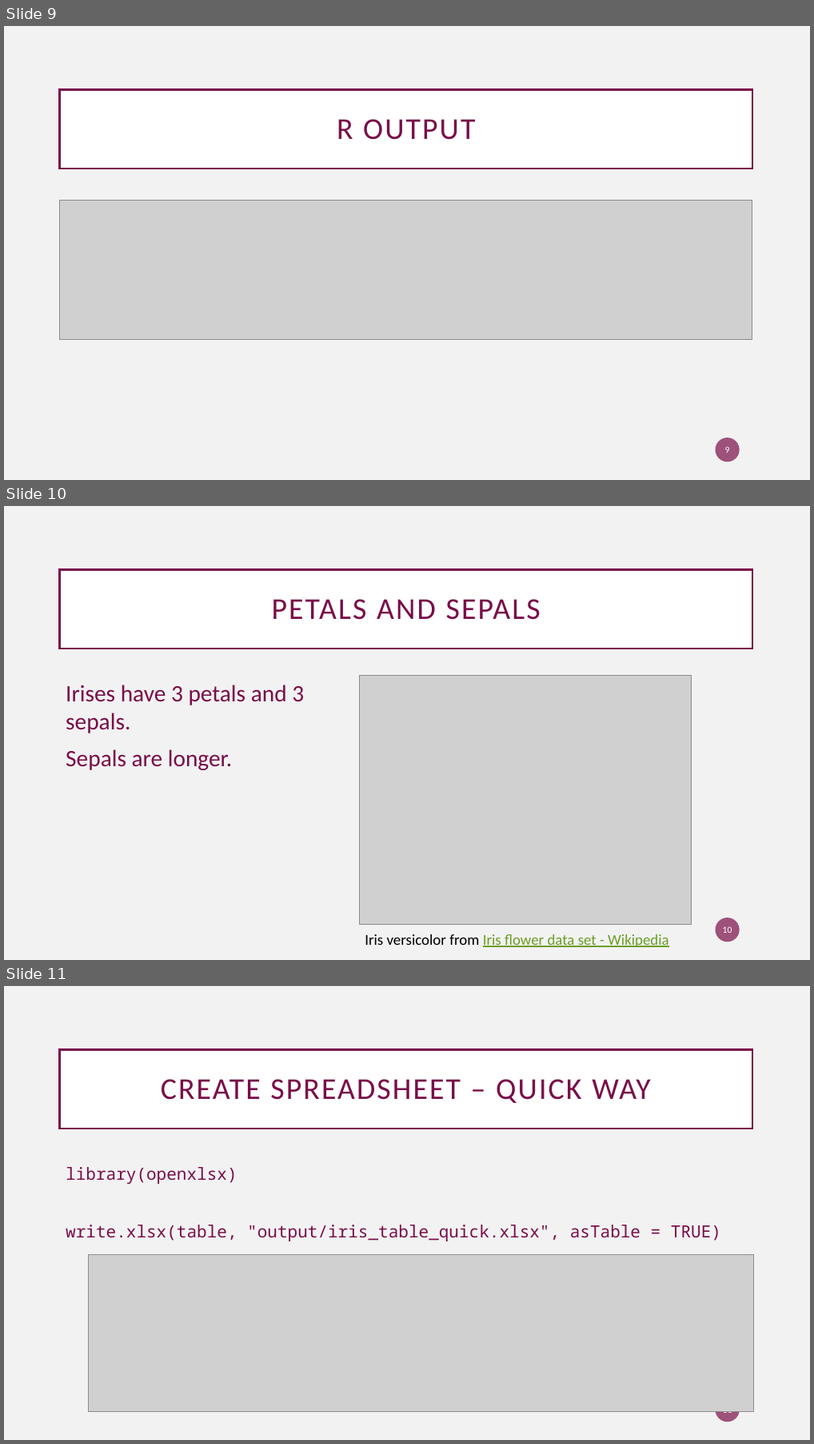
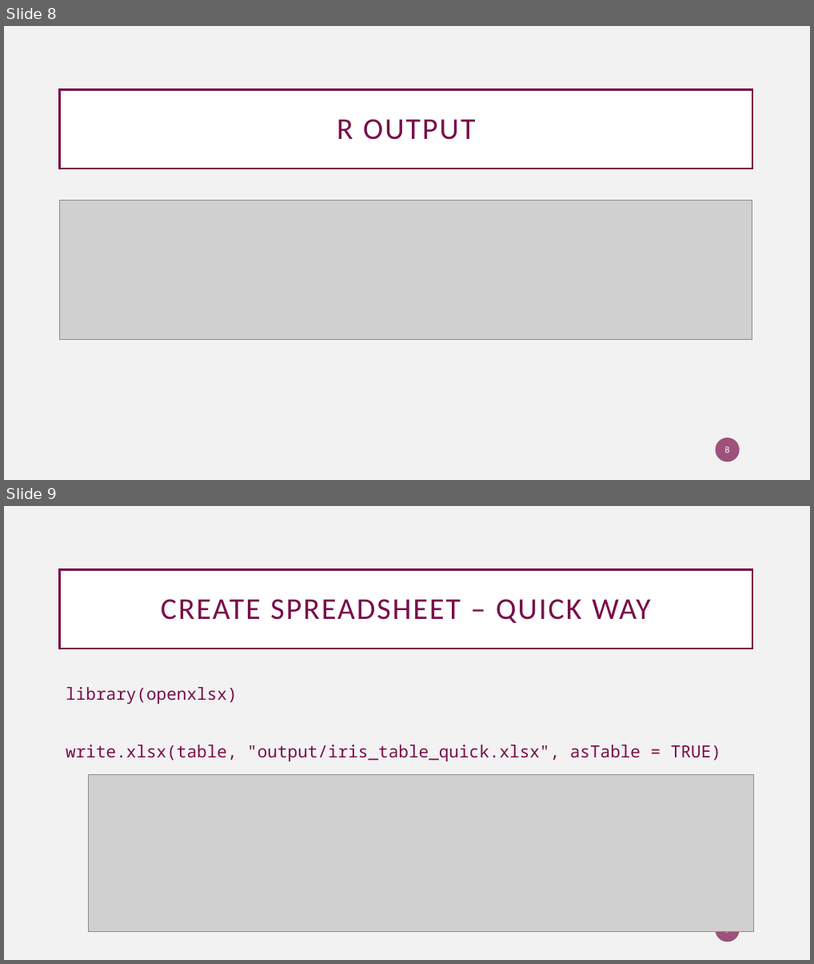
Before and after one commit to ScotGovAnalysis/openxlsx_intro, a slide deck: presi - Copy.pptx. Shown one above the other, each under a label of ours: slides 9, 10 and 11 before the commit, slides 8 and 9 after it. The pictures are 814x1444 and 814x964 pixels, drawn with LibreOffice and Linux fonts; fonts in the diff are those of the drawing; grey boxes stand for pictures. Boxes give left, top, right and bottom in pixels: in the first picture for what was removed or moved away, otherwise in the second. Text is boxed around its words. In the diff, an @@ line names an element or a change of style, - is before the commit and + after.

```diff
--- a/presi - Copy.pptx
+++ b/presi - Copy.pptx
@@ slide 10 removed at box(4, 506, 810, 960), background #F2F2F2 @@
@@ title removed at box(60, 569, 753, 648) @@
-PETALS AND SEPALS
@@ text removed at box(66, 684, 304, 770) @@
-Irises have 3 petals and 3 sepals.
-Sepals are longer.
@@ picture removed at box(359, 675, 692, 924) @@
@@ text removed at box(365, 934, 670, 947) @@
-Iris versicolor from Iris flower data set - Wikipedia
@@ page number removed at box(716, 917, 740, 941) @@
-10
@@ what was slide 9 is now slide 8 @@
@@ what was slide 11 is now slide 9 @@
@@ page number at box(726, 931, 730, 936): text changed @@
-11
+9
```
Also in this commit, not shown: 4 slides changed, 2 other slides removed.
